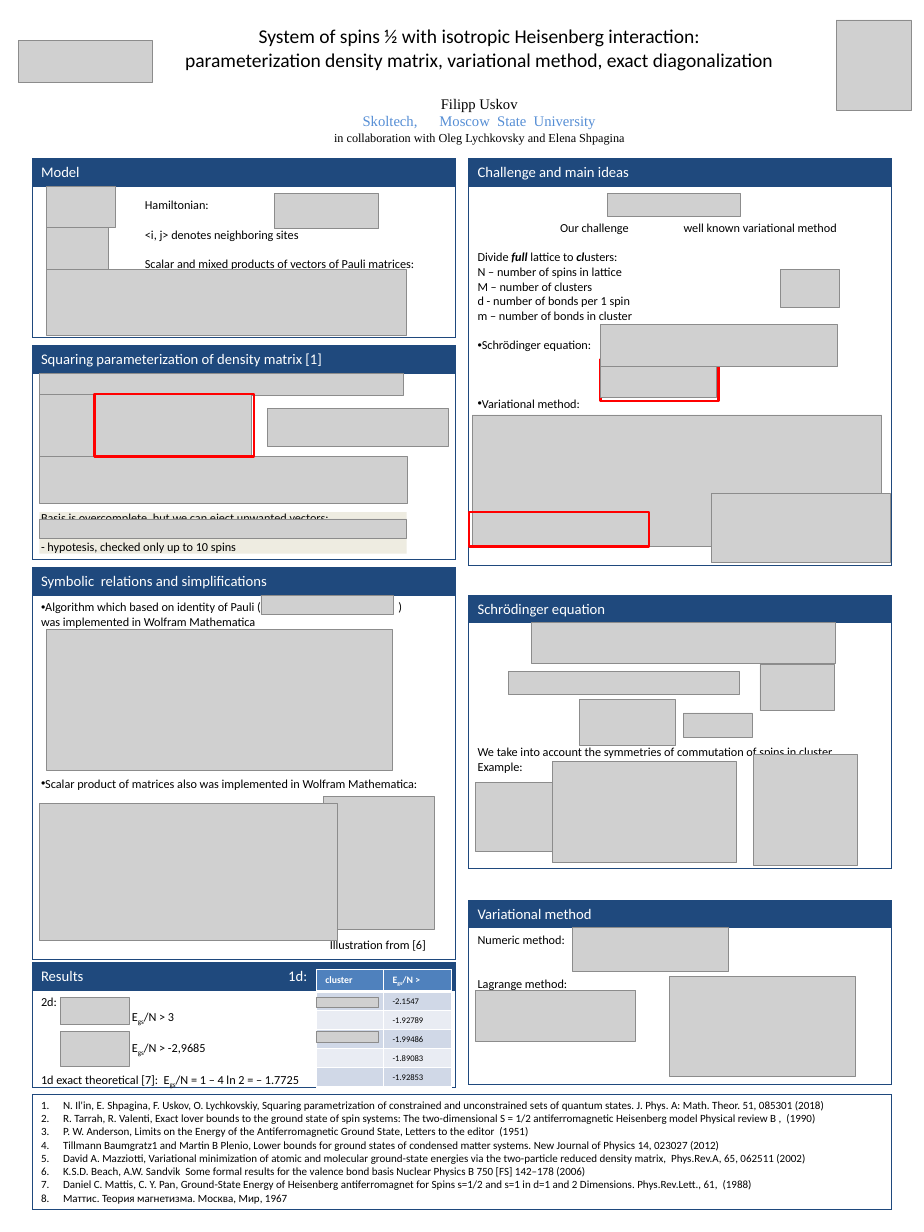
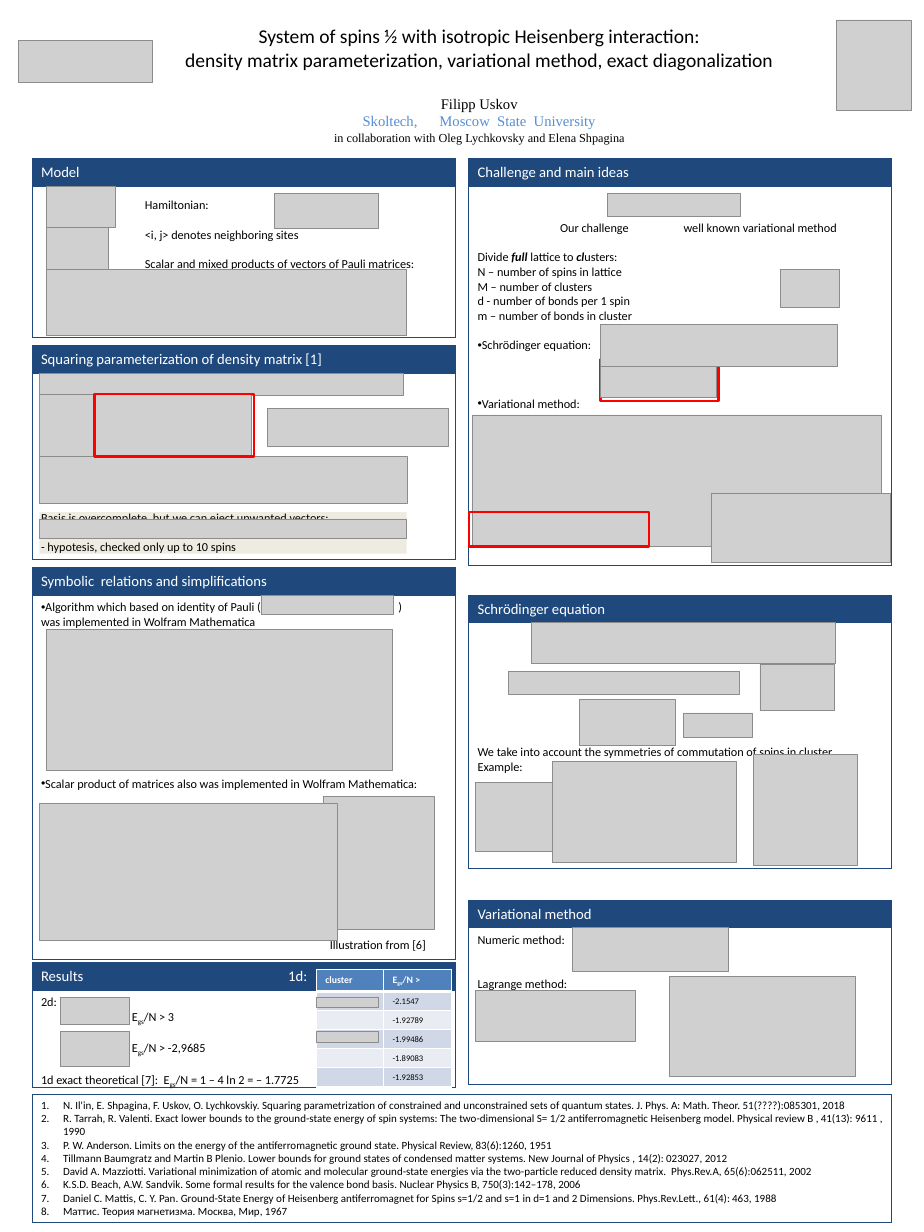
Before and after one commit to FeelUsM/zadrotstvo1, a slide deck: slide 1 of LaTeX-поделки/poster2018summer.pptx. Drawn at 924x1232 pixels with LibreOffice and Linux fonts; fonts in the diff are those of the drawing; grey boxes stand for pictures; background and template pictures are left out. Boxes give left, top, right and bottom in pixels: in the first picture for what was removed or moved away, otherwise in the second. Text is boxed around its words. In the diff, an @@ line names an element or a change of style, - is before the commit and + after.

```diff
--- a/LaTeX-поделки/poster2018summer.pptx
+++ b/LaTeX-поделки/poster2018summer.pptx
@@ text at [185,53,773,71]: text changed @@
-parameterization density matrix, variational method, exact diagonalization
+density matrix parameterization, variational method, exact diagonalization
@@ rectangle "N. Il'in, E. Shpagina, F. ...": place and size @@
-rectangle "N. Il'in, E. Shpagina, F. ..." at [33,1094,891,1209]
+rectangle "N. Il'in, E. Shpagina, F. ..." at [33,1094,891,1222]
@@ text in rectangle at [63,1101,877,1204]: text changed @@
-1. N. Il'in, E. Shpagina, F. Uskov, O. Lychkovskiy, Squaring parametrization of constrained and unconstrained sets of quantum states. J. Phys. A: Math. Theor. 51, 085301 (2018)
-2. R. Tarrah, R. Valenti, Exact lover bounds to the ground state of spin systems: The two-dimensional S = 1/2 antiferromagnetic Heisenberg model Physical review B , (1990)
-3. P. W. Anderson, Limits on the Energy of the Antiferromagnetic Ground State, Letters to the editor (1951)
-4. Tillmann Baumgratz1 and Martin B Plenio, Lower bounds for ground states of condensed matter systems. New Journal of Physics 14, 023027 (2012)
-5. David A. Mazziotti, Variational minimization of atomic and molecular ground-state energies via the two-particle reduced density matrix, Phys.Rev.A, 65, 062511 (2002)
-6. K.S.D. Beach, A.W. Sandvik Some formal results for the valence bond basis Nuclear Physics B 750 [FS] 142–178 (2006)
-7. Daniel C. Mattis, C. Y. Pan, Ground-State Energy of Heisenberg antiferromagnet for Spins s=1/2 and s=1 in d=1 and 2 Dimensions. Phys.Rev.Lett., 61, (1988)
+1. N. Il'in, E. Shpagina, F. Uskov, O. Lychkovskiy. Squaring parametrization of constrained and unconstrained sets of quantum states. J. Phys. A: Math. Theor. 51(????):085301, 2018
+2. R. Tarrah, R. Valenti. Exact lower bounds to the ground-state energy of spin systems: The two-dimensional S= 1/2 antiferromagnetic Heisenberg model. Physical review B , 41(13): 9611 , 1990
+3. P. W. Anderson. Limits on the energy of the antiferromagnetic ground state. Physical Review, 83(6):1260, 1951
+4. Tillmann Baumgratz and Martin B Plenio. Lower bounds for ground states of condensed matter systems. New Journal of Physics , 14(2): 023027, 2012
+5. David A. Mazziotti. Variational minimization of atomic and molecular ground-state energies via the two-particle reduced density matrix. Phys.Rev.A, 65(6):062511, 2002
+6. K.S.D. Beach, A.W. Sandvik. Some formal results for the valence bond basis. Nuclear Physics B, 750(3):142–178, 2006
+7. Daniel C. Mattis, C. Y. Pan. Ground-State Energy of Heisenberg antiferromagnet for Spins s=1/2 and s=1 in d=1 and 2 Dimensions. Phys.Rev.Lett., 61(4): 463, 1988
```
Also in this commit, not shown: 2 other files.
